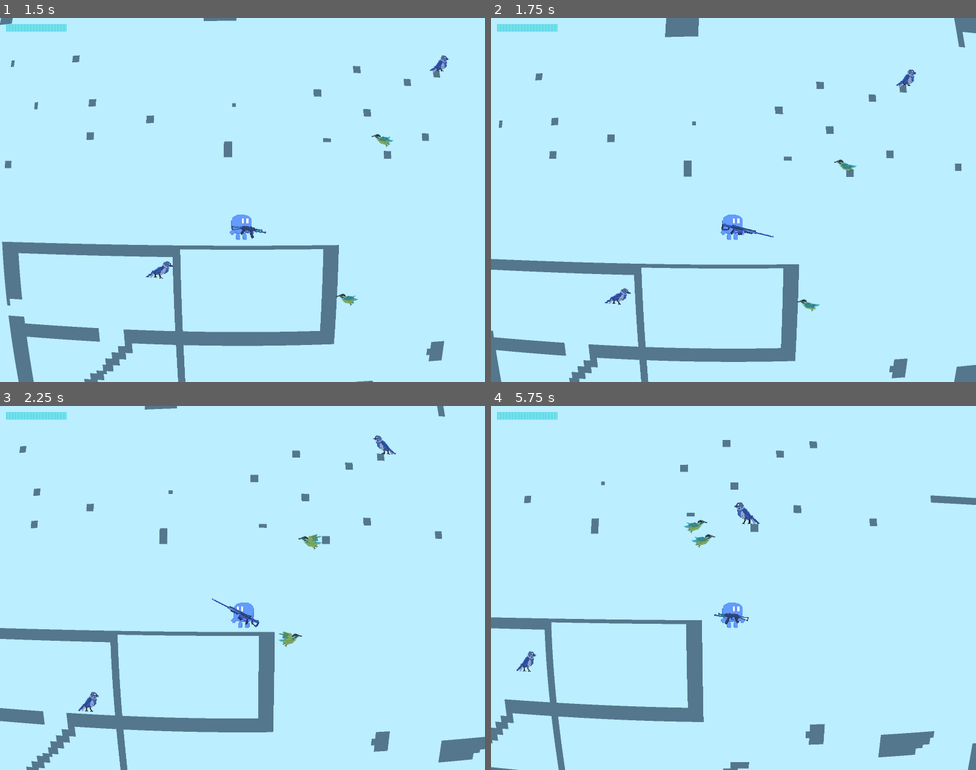
Above: before the commit, frames 1-4 (two rows, left to right).
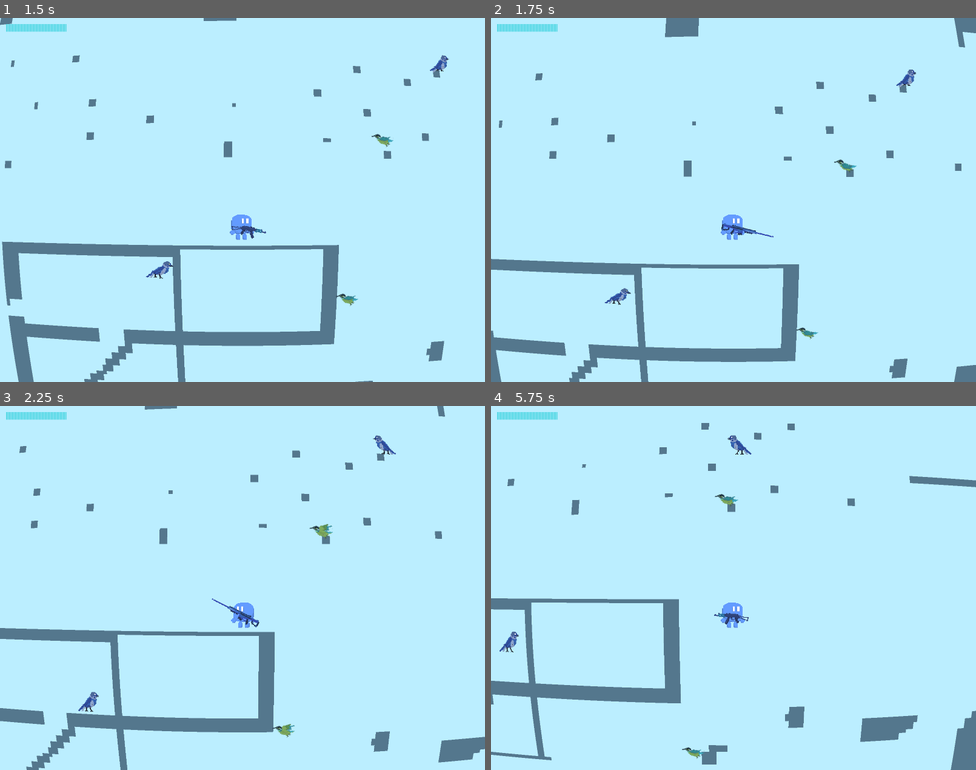
Above: after the commit, the same moments.

Repository: aleksey-45/the-cyancular-ruins
Game: Godot game, scene res://Scenes/Level0.tscn
Two runs of this game, one before a commit and one after it. Both use one fixed random seed, a clock stepped at 60 frames per second and the inputs below.
Inputs (mouse positions are in pixels of both pictures, inside the frame that each line leads up to):
- Up to frame 1 (1.5 s): move the mouse to (218, 272) at 0.52 s; hold D (right) from 0.53 s (still down); tap 1 (1) at 0.6 s; tap W (up) at 0.77, 1.07 s; tap 2 (2) at 0.8, 1.35 s; move the mouse to (388, 254) at 1.27 s
- Up to frame 2 (1.75 s): keep holding D (right); tap W (up) at 1.52 s; tap 3 (3) at 1.55 s
- Up to frame 3 (2.25 s): tap W (up) at 1.82 s; move the mouse to (97, 533) at 2.02 s; release D (right) at 2.03 s; hold A (left) from 2.03 s (still down); hold R (R) from 2.03 s (still down); tap 3 (3) at 2.1 s
- Up to frame 4 (5.75 s): move the mouse to (757, 588) at 2.77 s; release R (R) at 2.78 s; tap R (R) at 2.85 s; tap W (up) at 3.02, 3.32, 3.77, 3.8, 4.07, 4.35, 4.52, 4.82 s; tap X (charge) at 3.05, 3.6 s; move the mouse to (660, 497) at 3.52 s; move the mouse to (840, 569) at 4.27 s; release A (left) at 4.28 s; hold D (right) from 4.28 s (still down); tap 1 (1) at 4.55, 5.1 s; move the mouse to (636, 606) at 5.02 s; tap 2 (2) at 5.3 s

Frame 1 is identical in both runs. In frame 2, 0.1% of the frame differs, in the area x 62-68%, y 77-89%; in frame 3, 0.4%; in frame 4, 11%, in the area x 0-100%, y 4-100%.

Commit message:
feat: FlyBird 冲撞(低血自杀)与返程(回家入睡)

Diff:
--- a/Scenes/Enemies/enemy_fly_bird.gd
+++ b/Scenes/Enemies/enemy_fly_bird.gd
@@ -47,6 +47,16 @@
 		_update_death(delta)
 		return
 	super._physics_process(delta)
+	# 冲撞撞到东西(super 已执行 move_and_slide)
+	if state == State.CHARGE and get_slide_collision_count() > 0:
+		_on_charge_impact()
+	elif state == State.RETURN and _landing and is_on_floor():
+		# 返程落地 → 入睡(先播 fall_asleep 一次性动画)
+		_anim.play("fall_asleep")
+		_sleep_anim_timer = _anim_duration("fall_asleep")
+		_set_state(State.SLEEP)
+		_apply_flight_collision(false)
+		_landing = false
 
 
 func _ai(delta: float) -> void:
@@ -80,17 +90,34 @@
 				_schedule_repath()
 		State.FLY:
 			_anim.play("flying")
-			if dist <= EnemyParams.FlyBird.shoot_range:
+			if _player_home_dist() > EnemyParams.FlyBird.home_range:
+				_start_return()
+				return
+			_update_charge_intent_if_needed()
+			if intent == Intent.CHARGE:
+				if _try_charge():
+					return
+			elif dist <= EnemyParams.FlyBird.shoot_range:
 				_start_shoot()
 				return
 			_repath_timer -= delta
 			if _repath_timer <= 0.0:
 				_repath_timer = EnemyParams.FlyBird.repath_interval + _repath_phase
 				_repath_to(_cell_of(_player_pos()))
+				if _path.is_empty():
+					_start_return()
+					return
 			_follow_path(delta)
 		State.SHOOT:
 			_anim.play("flying")
-			if dist > EnemyParams.FlyBird.shoot_range + EnemyParams.FlyBird.shoot_reacquire_margin:
+			if _player_home_dist() > EnemyParams.FlyBird.home_range:
+				_start_return()
+				return
+			_update_charge_intent_if_needed()
+			if intent == Intent.CHARGE:
+				if _try_charge():
+					return
+			elif dist > EnemyParams.FlyBird.shoot_range + EnemyParams.FlyBird.shoot_reacquire_margin:
 				_set_state(State.FLY)
 				_schedule_repath()
 				return
@@ -100,8 +127,22 @@
 			if _shoot_timer <= 0.0:
 				_fire_parabolic()
 				_shoot_timer = EnemyParams.FlyBird.shoot_cooldown
-		State.CHARGE, State.RETURN:
-			pass  # Task 6 实现
+		State.CHARGE:
+			_state_timer += delta
+			if _state_timer >= EnemyParams.FlyBird.charge_timeout:
+				_die_self()
+		State.RETURN:
+			_anim.play("flying")
+			if _landing:
+				pass
+			elif _home_reached():
+				_start_landing()
+			else:
+				_repath_timer -= delta
+				if _repath_timer <= 0.0:
+					_repath_timer = EnemyParams.FlyBird.repath_interval + _repath_phase
+					_repath_to(_home_cell)
+				_follow_path(delta)
 
 
 func hurt(damage: int, knock_dir: Vector2, knock_strength: float = 0.0) -> void:
@@ -269,6 +310,58 @@
 	get_viewport().add_child(b)
 
 
+# ── 冲撞与返程 ──
+
+func _update_charge_intent_if_needed() -> void:
+	# 血量跌穿 25% 单向切冲撞意图(HP 只减不增)。
+	if intent == Intent.SHOOT and hp < _max_hp * EnemyParams.FlyBird.charge_hp_fraction:
+		intent = Intent.CHARGE
+
+
+func _try_charge() -> bool:
+	if toroidal_dist_to_player() > EnemyParams.FlyBird.charge_range:
+		return false
+	if not MazeGenerator.has_line_of_sight(_cell_of(global_position), _cell_of(_player_pos())):
+		return false
+	_start_charge()
+	return true
+
+
+func _start_charge() -> void:
+	_set_state(State.CHARGE)
+	var dir := toroidal_dir_to_player()
+	velocity = dir * EnemyParams.FlyBird.charge_speed
+	_anim.play("dashing")
+
+
+func _on_charge_impact() -> void:
+	for i in range(get_slide_collision_count()):
+		var collider := get_slide_collision(i).get_collider()
+		if collider != null and collider.is_in_group("player") and collider.has_method("take_hit"):
+			collider.take_hit(global_position, EnemyParams.FlyBird.charge_damage)
+			break
+	_die_self()
+
+
+func _start_return() -> void:
+	_set_state(State.RETURN)
+	_landing = false
+	_anim.play("flying")
+	_repath_to(_home_cell)
+
+
+func _home_reached() -> bool:
+	return _toroidal_dist_to(_spawn_pos) <= EnemyParams.FlyBird.arrival_radius
+
+
+func _start_landing() -> void:
+	_landing = true
+	_path = []
+	use_gravity = true
+	velocity = Vector2.ZERO
+	_apply_flight_collision(false)  # 落地用站立碰撞箱
+
+
 func _takeoff_velocity() -> void:
 	var dir := toroidal_dir_to_player()
 	var s := EnemyParams.FlyBird.take_off_speed
--- a/Tests/enemy_logic_smoke.gd
+++ b/Tests/enemy_logic_smoke.gd
@@ -379,6 +379,104 @@
 	near_player.free()
 	MazeGenerator.current_grid = []
 
+	# ── Task 6: FlyBird 冲撞 + 返程 ──
+	var fb2_grid: Array[Array] = []
+	for _y in range(150):
+		var row4: Array[int] = []
+		row4.resize(300)
+		row4.fill(MazeGenerator.EMPTY)
+		fb2_grid.append(row4)
+	MazeGenerator.current_grid = fb2_grid
+	# 冲撞: HP<25% + LOS 通 → 撞玩家 5 伤并自毁
+	var fb2 := fb_scene.instantiate()
+	fb2.global_position = Vector2(488, 1208)
+	root.add_child(fb2)
+	await physics_frame
+	fb2.hp = 4
+	var charge_player := StubCombatPlayer.new()
+	charge_player.global_position = Vector2(700, 1208)
+	root.add_child(charge_player)
+	var entered_charge := false
+	for i in range(240):
+		await physics_frame
+		if fb2.state == 4:
+			entered_charge = true
+			break
+	_check(entered_charge, "FlyBird 低血量进入冲撞")
+	for i in range(120):
+		await physics_frame
+		if not is_instance_valid(fb2):
+			break
+	_check(charge_player.hit_log.has(5), "冲撞造成 5 伤害")
+	_check(not is_instance_valid(fb2) or fb2.is_dead, "冲撞后自毁")
+	if is_instance_valid(fb2):
+		fb2.free()
+	charge_player.free()
+	# 冲撞超时: 起冲后移走玩家 → 超时自毁
+	var fb3 := fb_scene.instantiate()
+	fb3.global_position = Vector2(488, 1208)
+	root.add_child(fb3)
+	await physics_frame
+	fb3.hp = 4
+	var timeout_player := StubCombatPlayer.new()
+	timeout_player.global_position = Vector2(700, 1208)
+	root.add_child(timeout_player)
+	var charged := false
+	for i in range(240):
+		await physics_frame
+		if fb3.state == 4:
+			charged = true
+			break
+	_check(charged, "FlyBird 再次进入冲撞")
+	timeout_player.global_position = Vector2(2888, 2392)
+	var timed_out := false
+	for i in range(200):
+		await physics_frame
+		if fb3.is_dead:
+			timed_out = true
+			break
+	_check(timed_out, "冲撞超时自毁")
+	if is_instance_valid(fb3):
+		fb3.free()
+	timeout_player.free()
+	# 返程: 玩家跑出追击范围 → 回家落地入睡
+	var floor_r := StaticBody2D.new()
+	var fshape_r := CollisionShape2D.new()
+	var frect_r := RectangleShape2D.new()
+	frect_r.size = Vector2(400, 40)
+	fshape_r.shape = frect_r
+	fshape_r.position = Vector2(0, -20)
+	floor_r.add_child(fshape_r)
+	floor_r.position = Vector2(488, 1256)
+	floor_r.collision_layer = 1
+	floor_r.collision_mask = 0
+	root.add_child(floor_r)
+	var fb4 := fb_scene.instantiate()
+	fb4.global_position = Vector2(488, 1208)
+	root.add_child(fb4)
+	await physics_frame
+	var ret_player := StubCombatPlayer.new()
+	ret_player.global_position = Vector2(600, 1208)
+	root.add_child(ret_player)
+	var engaged := false
+	for i in range(240):
+		await physics_frame
+		if fb4.state == 2 or fb4.state == 3:
+			engaged = true
+			break
+	_check(engaged, "FlyBird 进入战斗状态")
+	ret_player.global_position = Vector2(2888, 2392)
+	var returned := false
+	for i in range(600):
+		await physics_frame
+		if fb4.state == 0:
+			returned = true
+			break
+	_check(returned, "FlyBird 返程后入睡")
+	floor_r.free()
+	ret_player.free()
+	MazeGenerator.current_grid = []
+
 	if _failures.is_empty():
 		print("SMOKE OK")
 		quit(0)
